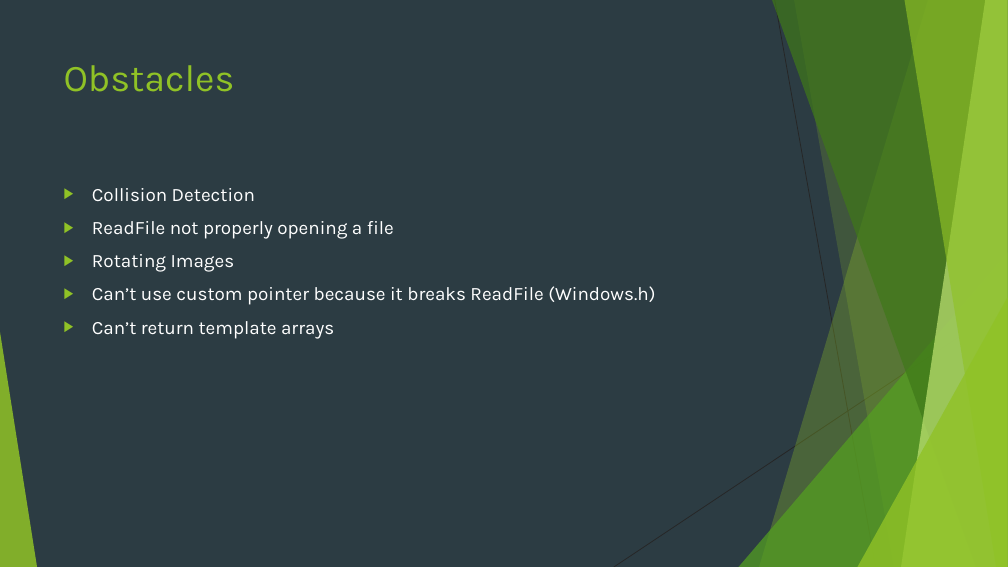
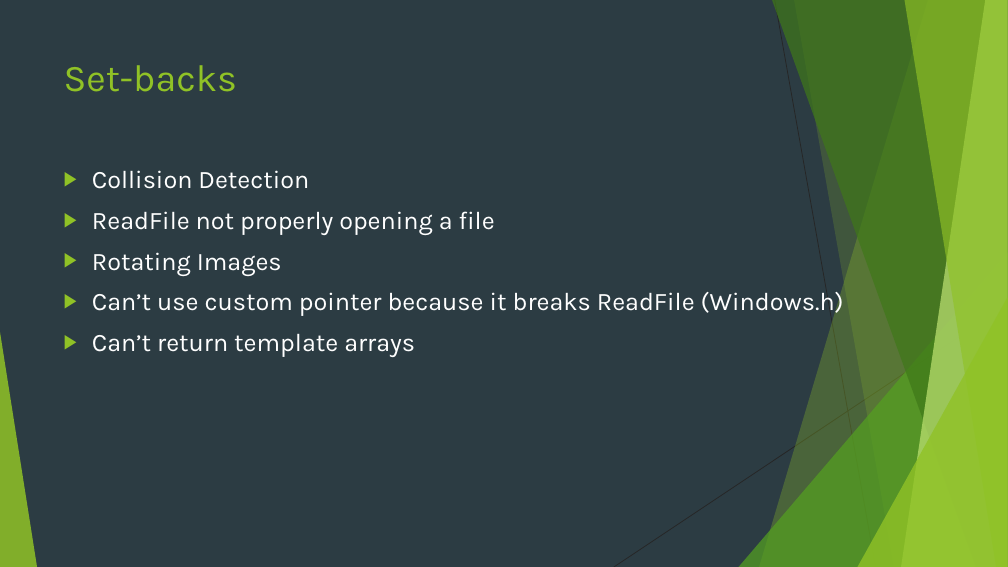
Before and after one commit to goldsteinmt/Tanks, a slide deck: slide 8 of FinalPresentation.pptx. Drawn at 1008x567 pixels with LibreOffice and Linux fonts; fonts in the diff are those of the drawing. Boxes give left, top, right and bottom in pixels: in the first picture for what was removed or moved away, otherwise in the second. Text is boxed around its words. In the diff, an @@ line names an element or a change of style, - is before the commit and + after.

```diff
--- a/FinalPresentation.pptx
+++ b/FinalPresentation.pptx
@@ title at [64,65,237,92]: text changed @@
-Obstacles
+Set-backs
@@ text "Collision Detection": place and size @@
-text "Collision Detection" at [92,188,655,339]
+text "Collision Detection" at [92,170,844,357]
@@ text "Collision Detection" at [92,170,844,357]: size 18 to 24 pt @@
```
Also in this commit, not shown: 5 other slides changed, 1 other file.
